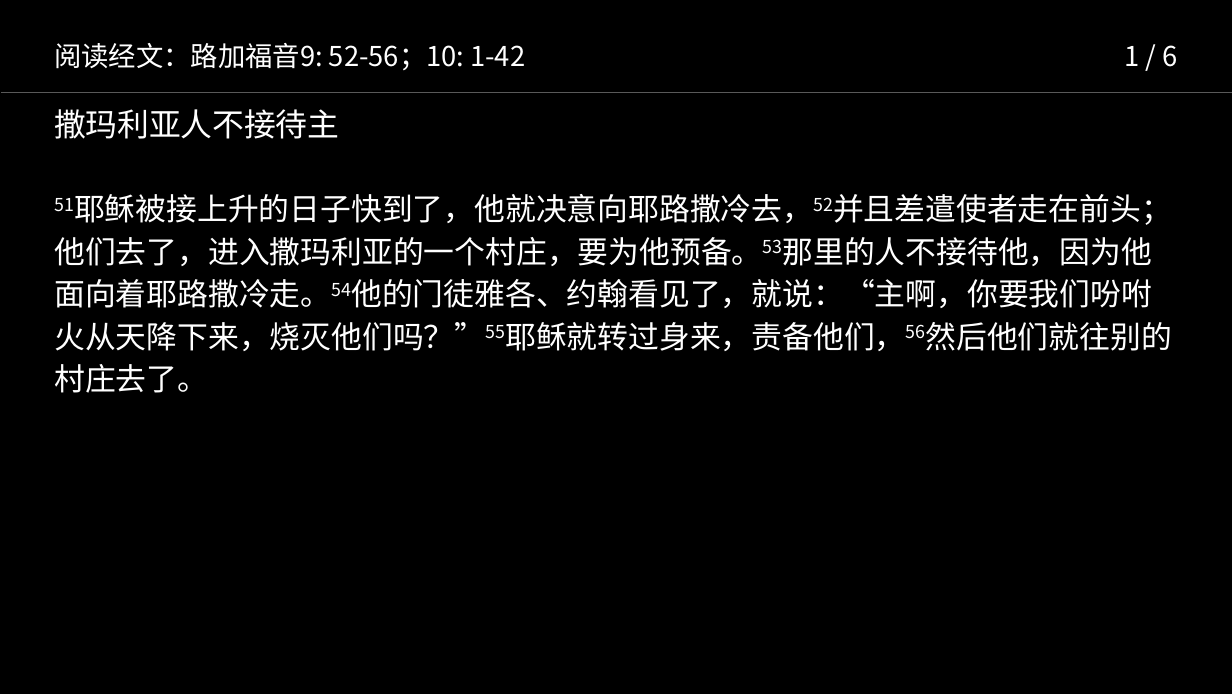
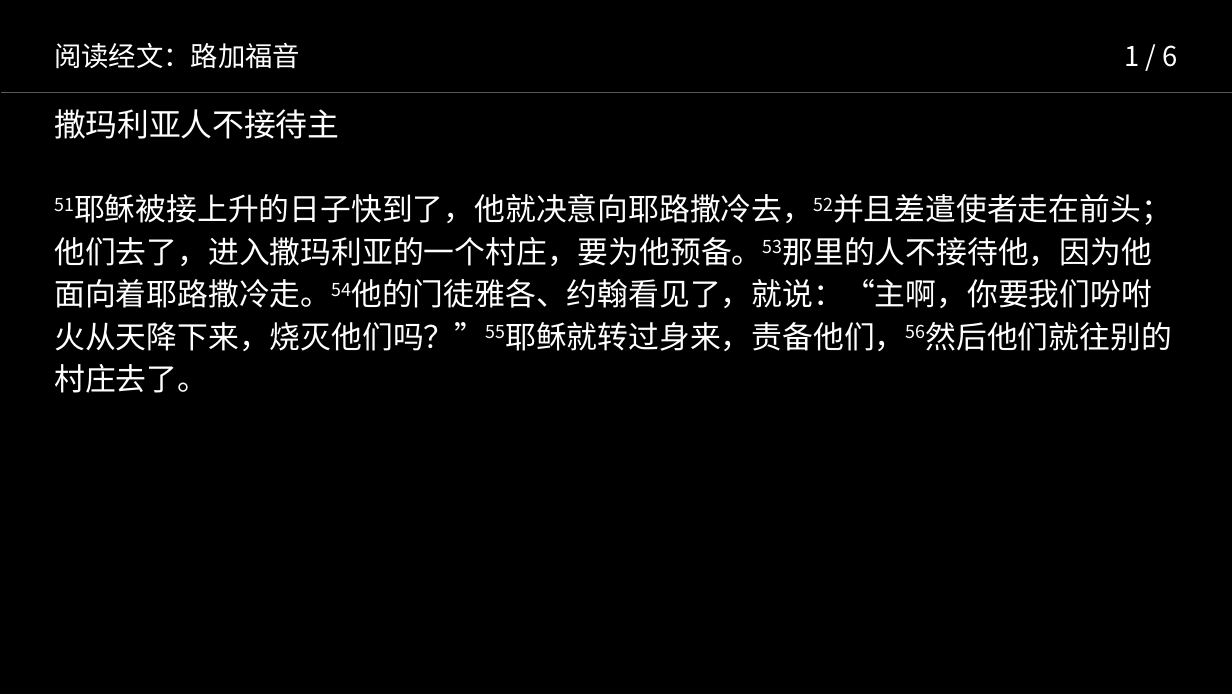
Before and after one commit to lengerrong/sundayapp, a slide deck: slide 15 of templates/worship.pptx. Drawn at 1232x694 pixels with LibreOffice and Linux fonts; fonts in the diff are those of the drawing. Boxes give left, top, right and bottom in pixels: in the first picture for what was removed or moved away, otherwise in the second. Text is boxed around its words. In the diff, an @@ line names an element or a change of style, - is before the commit and + after.

```diff
--- a/templates/worship.pptx
+++ b/templates/worship.pptx
@@ title at [54,43,300,69]: text changed @@
-阅读经文：路加福音9: 52-56；10: 1-42
+阅读经文：路加福音
```
Also in this commit, not shown: 1 other slide changed, 1 other file.
